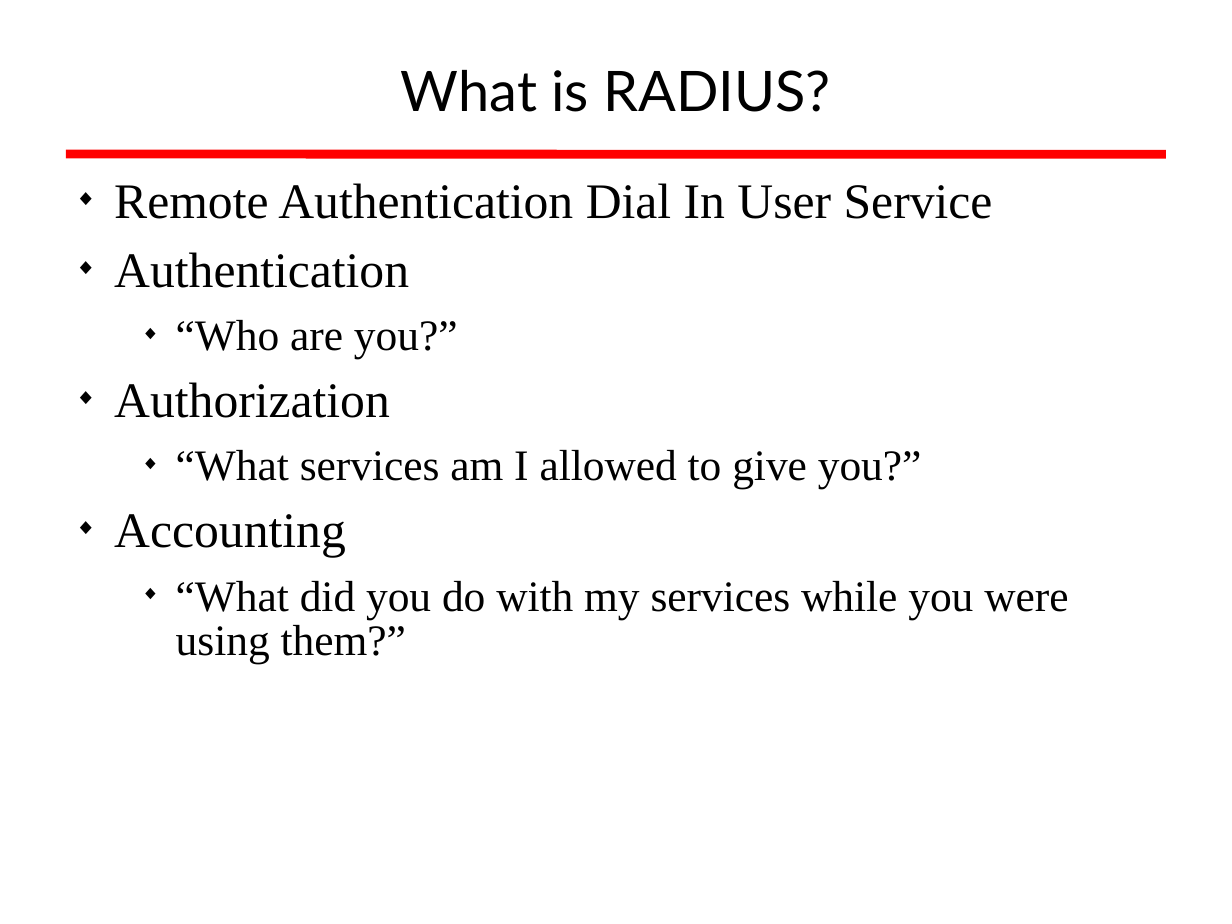
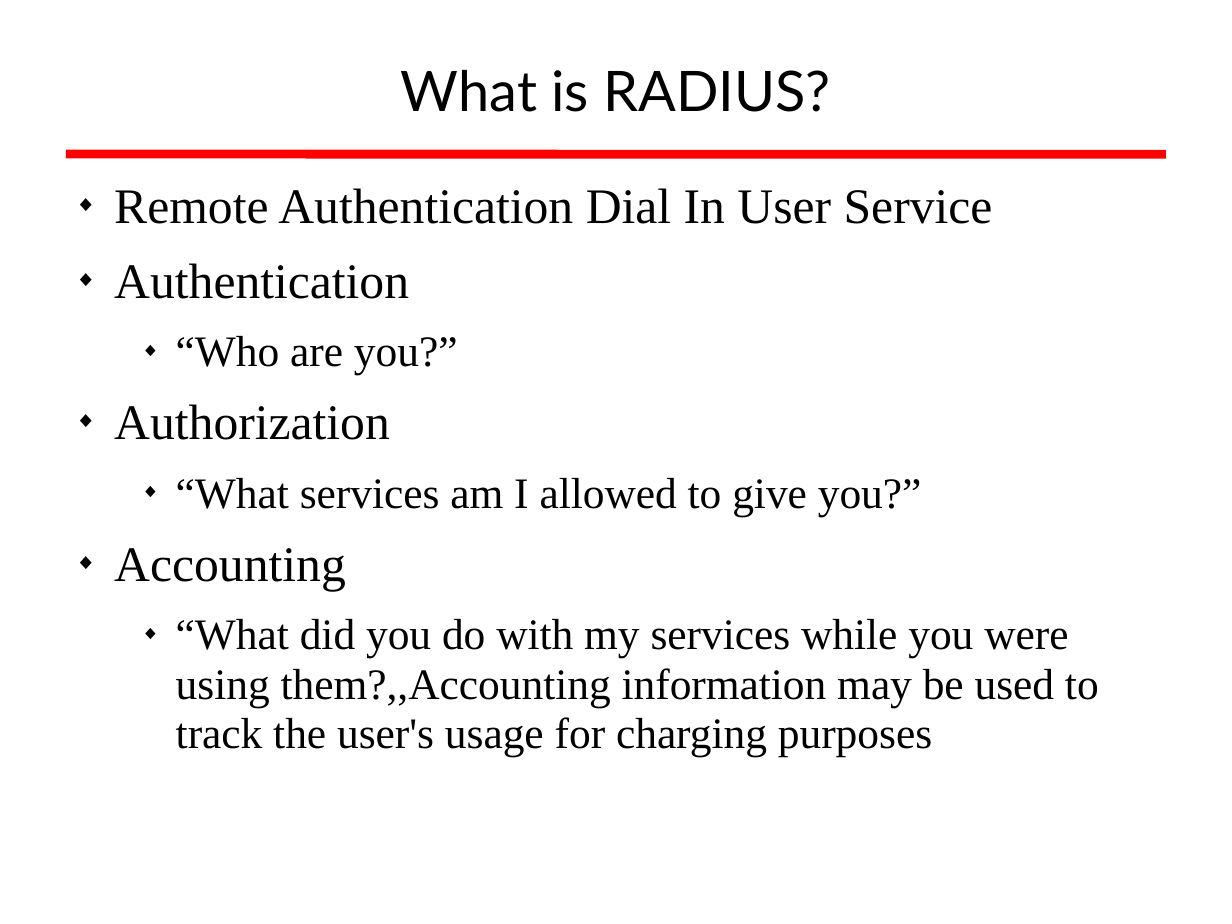
Before and after one commit to afnog/afnog.github.io, a slide deck: slide 3 of sse/radius/radius_presentation.ppt. Drawn at 1232x924 pixels with LibreOffice and Linux fonts; fonts in the diff are those of the drawing; background and template pictures are left out. Boxes give left, top, right and bottom in pixels: in the first picture for what was removed or moved away, otherwise in the second. Text is boxed around its words. In the diff, an @@ line names an element or a change of style, - is before the commit and + after.

```diff
--- a/sse/radius/radius_presentation.ppt
+++ b/sse/radius/radius_presentation.ppt
@@ text at (114, 188, 993, 591): line spacing 0.85 to 0.95 @@
@@ text at (176, 619, 1099, 757): text changed @@
-  ◆ “What did you do with my services while you were using them?”
+  ◆ “What did you do with my services while you were using them?,,Accounting information may be used to track the user's usage for charging purposes
```
Also in this commit, not shown: 22 other slides changed, 7 slides added, 2 slides removed, 5 other files.
